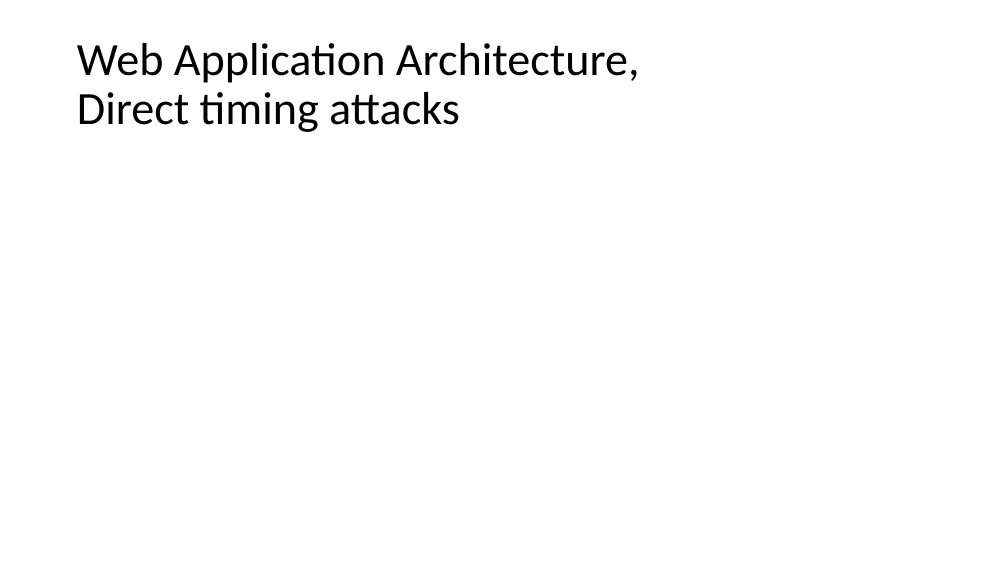
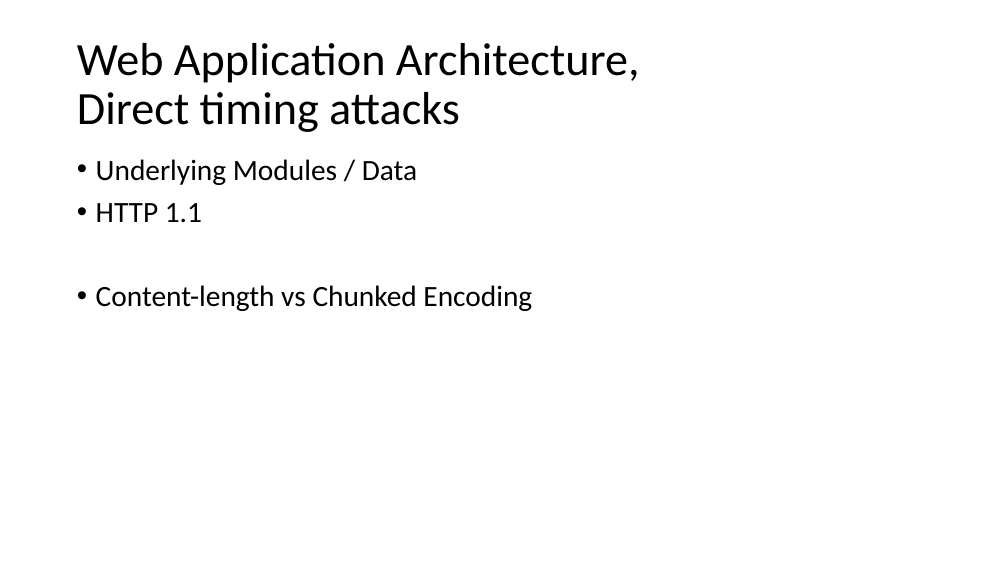
Before and after one commit to PtxDK/PCS, a slide deck: slide 2 of PCS_Press.pptx. Drawn at 1008x567 pixels with LibreOffice and Linux fonts; fonts in the diff are those of the drawing. Boxes give left, top, right and bottom in pixels: in the first picture for what was removed or moved away, otherwise in the second. Text is boxed around its words. In the diff, an @@ line names an element or a change of style, - is before the commit and + after.

Commit message:
Post

```diff
--- a/PCS_Press.pptx
+++ b/PCS_Press.pptx
@@ text added at bbox=[96, 159, 532, 311], 28 pt, text #000000 @@
+• Underlying Modules / Data
+• HTTP 1.1
+• Content-length vs Chunked Encoding
```
